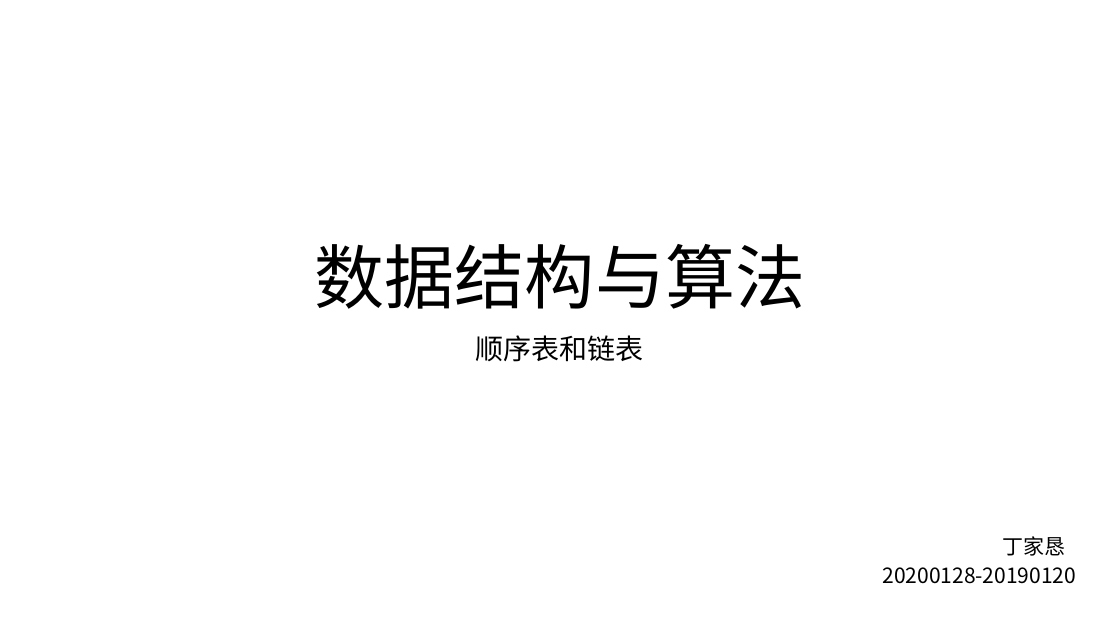
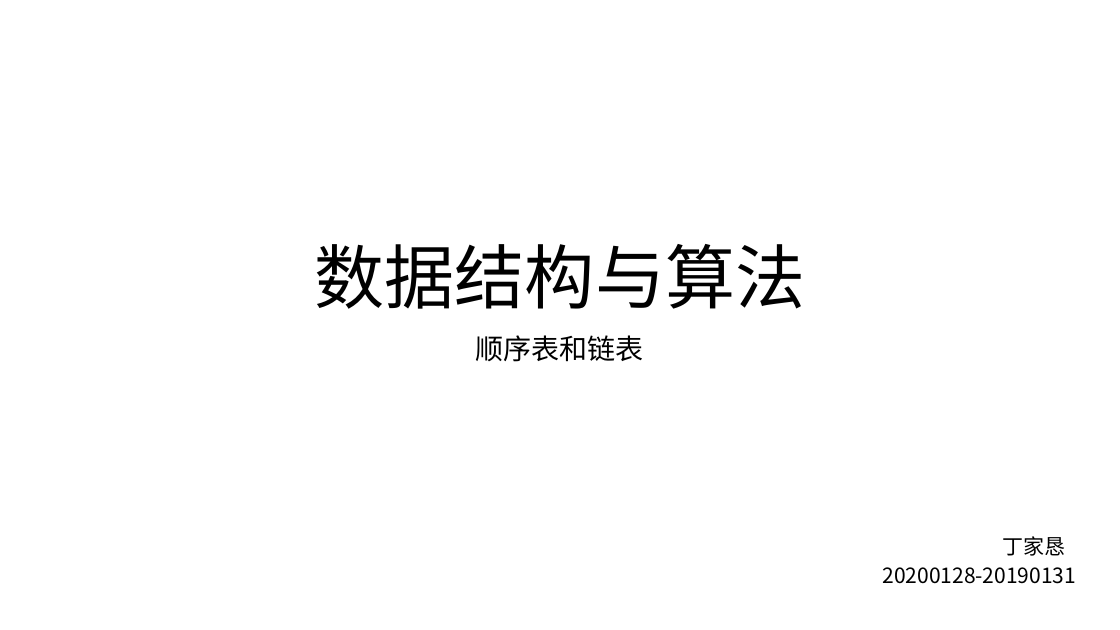
Before and after one commit to SSPUlearningteam1/DingJiaKen, a slide deck: slide 1 of 20200128-20200131丁家恳.pptx. Drawn at 1120x630 pixels with LibreOffice and Linux fonts; fonts in the diff are those of the drawing. Boxes give left, top, right and bottom in pixels: in the first picture for what was removed or moved away, otherwise in the second. Text is boxed around its words. In the diff, an @@ line names an element or a change of style, - is before the commit and + after.

```diff
--- a/20200128-20200131丁家恳.pptx
+++ b/20200128-20200131丁家恳.pptx
@@ text at (x1=883, y1=567, x2=1077, y2=584): text changed @@
-20200128-20190120
+20200128-20190131
```
Also in this commit, not shown: 6 other files.
